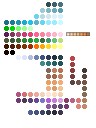
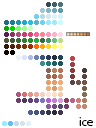
Layers edited between the first and the second 96 x 128 image:
added layer "ice" above "Background copy" over [79, 117, 93, 126]
painted on "Background copy" over [2, 121, 31, 126]
